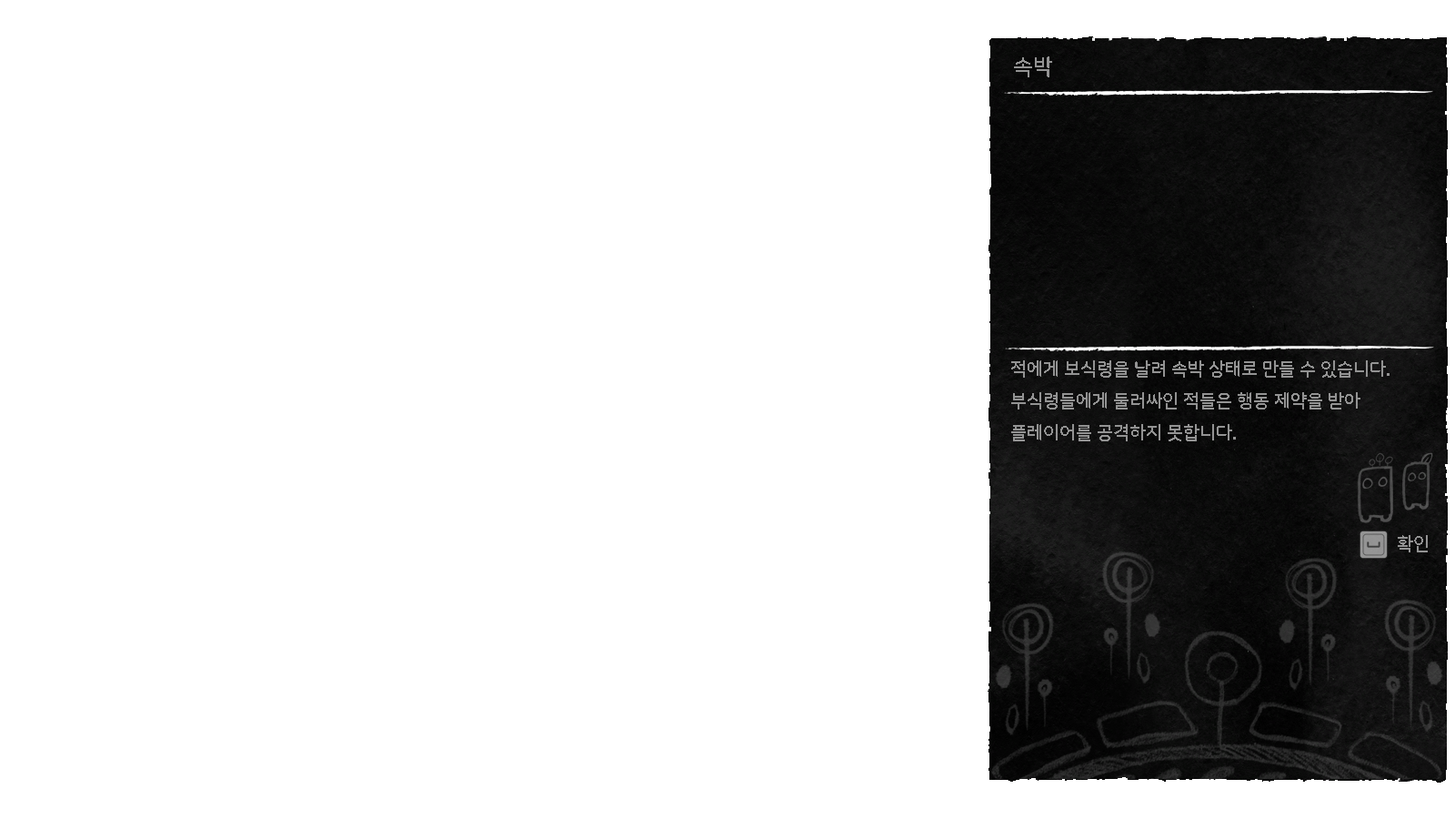
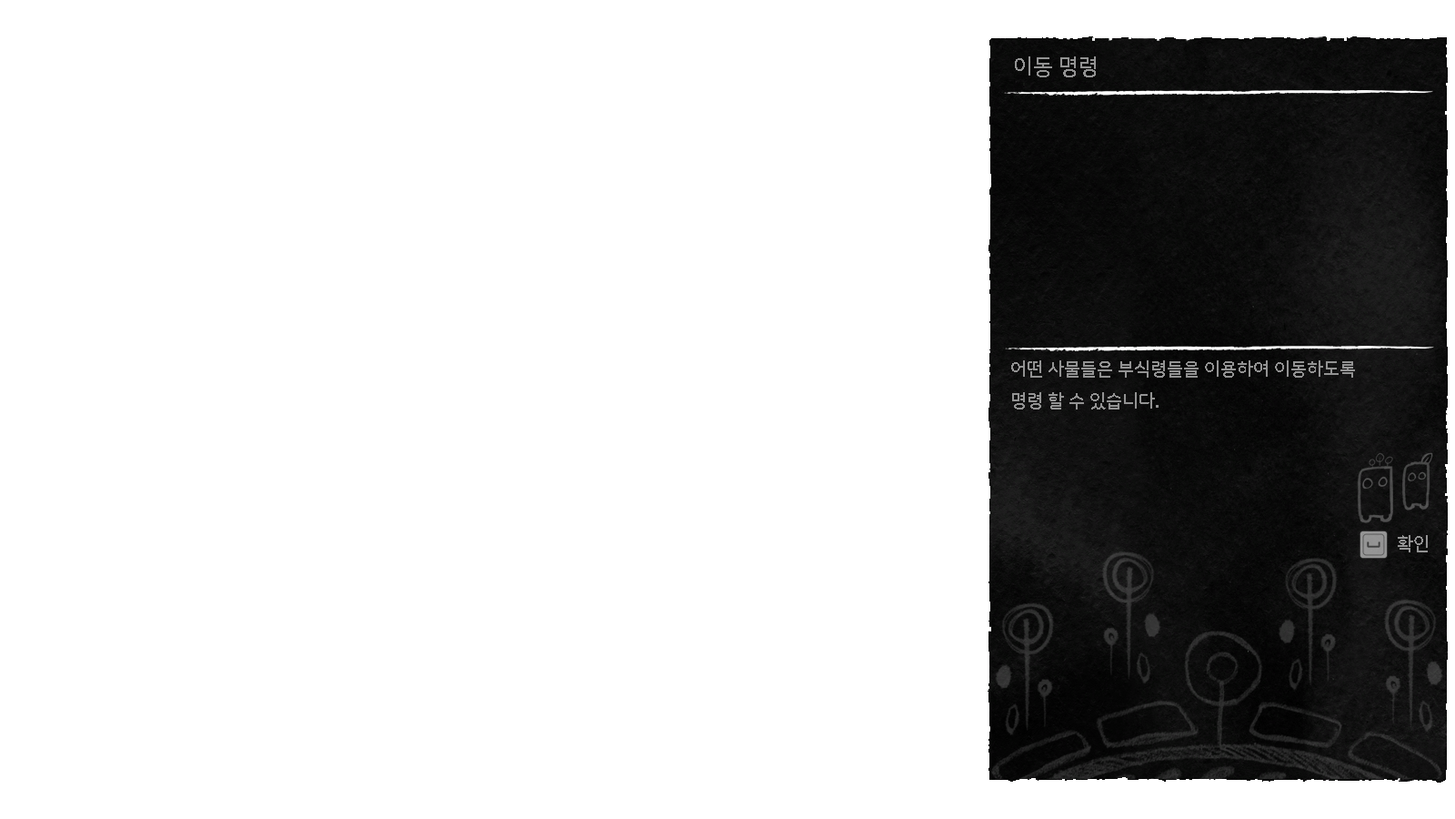
Layers edited between the first and the second w=1455, h=819 image:
added group "이동 명령" (1st of 2) with 2 layers above "속박" over [1011, 56, 1356, 410]
added layer "이동 명령" (2nd of 2, in "이동 명령") in group "이동 명령" over [1015, 56, 1097, 78]
added layer "어떤 사물들은 부식령들을 이용하여 이동하도록 명령 할 수 있습니다." in group "이동 명령" over [1011, 360, 1356, 410]
hid group "속박" (1st of 2) (2 layers) over [1011, 56, 1390, 442]
